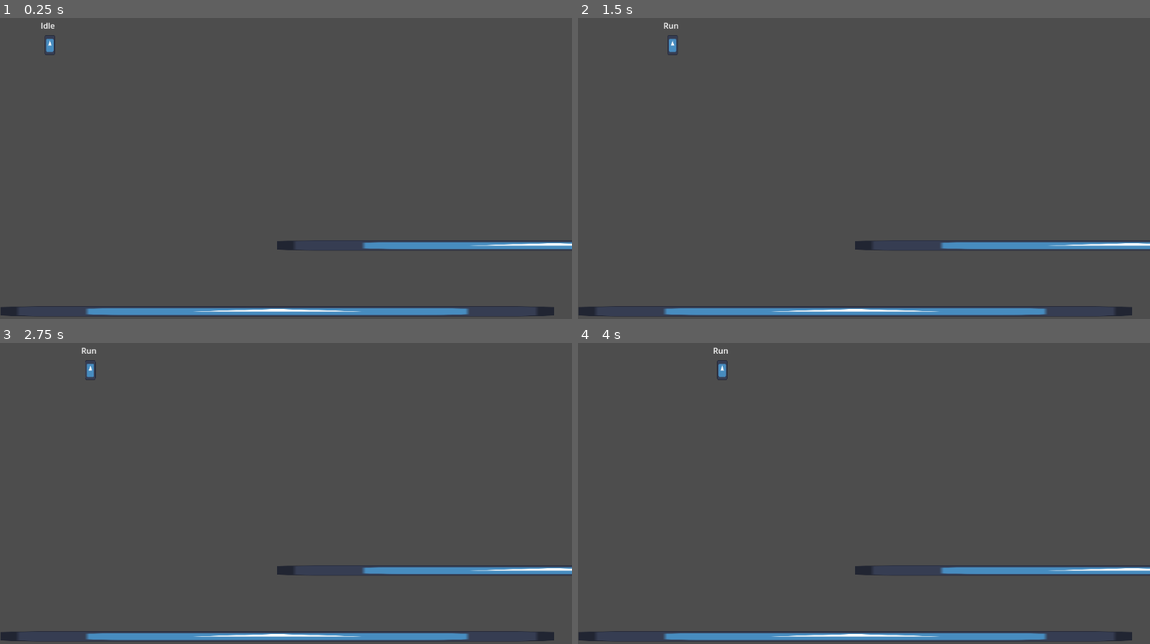
Above: before the commit, frames 1-4 (two rows, left to right).
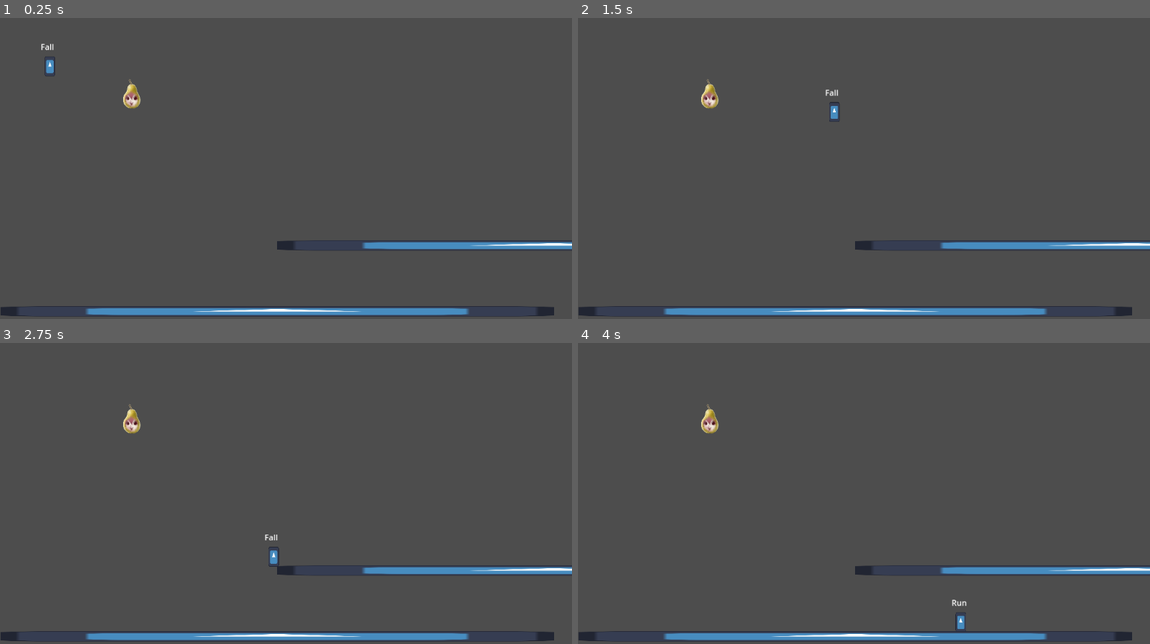
Above: after the commit, the same moments.

Repository: Zicr0n/garb
Game: Godot game, scene res://test-scene.tscn
Same seed, same stepped clock (60 frames per second), same inputs: the game is played once before the commit and once after it. The engine's default icon, where the game draws it, is replaced by a stand-in: a white triangle on a blue panel in a dark square.
Inputs:
- Up to frame 1 (0.25 s): no input
- Up to frame 2 (1.5 s): hold Shift (grapple) 0.53-1.28 s; hold D (move_right) from 0.53 s (still down); tap Space (jump) at 0.77, 0.8, 1.07, 1.35 s
- Up to frame 3 (2.75 s): tap Space (jump) at 1.52, 1.82, 2.3 s; tap Shift (grapple) at 1.55 s; release D (move_right) at 2.03 s; hold A (move_left) from 2.03 s (still down); hold Shift (grapple) from 2.03 s (still down)
- Up to frame 4 (4 s): release A (move_left) at 2.78 s; release Shift (grapple) at 2.78 s; hold D (move_right) from 2.78 s (still down); tap Shift (grapple) at 2.85 s; tap Space (jump) at 3.02, 3.32 s; hold Space (jump) from 3.53 s (still down)

The runs differ from the first frame. In frame 1, 0.4% of the frame differs, in the area x 7-25%, y 1-31%; in frame 2, 0.4%; in frame 3, 0.4%; in frame 4, 0.4%, in the area x 21-68%, y 1-96%.

Commit message:
added a simple statemachine + dipped toes into grappling

Diff:
--- /dev/null
+++ b/grappling/grapple_point.gd
@@ -0,0 +1,12 @@
+extends Area2D
+
+var player : CharacterBody2D = null
+
+func _on_body_entered(body: Node2D) -> void:
+	print("body entered area! " + body.name)
+	player = body
+
+
+func _on_body_exited(body: Node2D) -> void:
+	print("body exited area ! " + body.name)
+	player = null
--- /dev/null
+++ b/grappling/grapple_point.tscn
@@ -0,0 +1,23 @@
+[gd_scene load_steps=4 format=3 uid="uid://bb8fiw5446634"]
+
+[ext_resource type="Texture2D" uid="uid://c14bh1qmneayj" path="res://pear.svg" id="1_0y2xc"]
+[ext_resource type="Script" uid="uid://w0wgxc0an58w" path="res://grappling/grapple_point.gd" id="1_35uen"]
+
+[sub_resource type="CircleShape2D" id="CircleShape2D_0y2xc"]
+radius = 512.24994
+
+[node name="GrapplePoint" type="Area2D"]
+collision_layer = 4
+collision_mask = 2
+script = ExtResource("1_35uen")
+
+[node name="Pear" type="Sprite2D" parent="."]
+scale = Vector2(0.16, 0.16000004)
+texture = ExtResource("1_0y2xc")
+
+[node name="CollisionShape2D" type="CollisionShape2D" parent="."]
+shape = SubResource("CircleShape2D_0y2xc")
+debug_color = Color(1, 0, 0.011764706, 0.05490196)
+
+[connection signal="body_entered" from="." to="." method="_on_body_entered"]
+[connection signal="body_exited" from="." to="." method="_on_body_exited"]
--- a/player/player.gd
+++ b/player/player.gd
@@ -1,31 +1,78 @@
 extends CharacterBody2D
 
-const SPEED = 300.0
-const JUMP_VELOCITY = -400.0
+var nearestGrapplePoint : Area2D = null
+var is_grappling = false
+var grap_dist = 100
 
-var _current_jumps : int = 0
+#var grap_length = 100.0
+var stiffness = 100.0
+var dampening = 20.0
+
+var grap_length = 100
+
+func _input(event: InputEvent) -> void:
+	if event.is_action_pressed("grapple"):
+		if nearestGrapplePoint:
+			is_grappling = true
+			statemachine.disabled = true
+			grap_length = global_position.distance_to(nearestGrapplePoint.global_position)
+			return
+
+	if event.is_action_released("grapple"):
+		if is_grappling:
+			is_grappling = false
+			statemachine.disabled = false
+			return
+
+@onready var statemachine: PlayerStateMachine = $Statemachine
+
+func grapple(delta):
+	if nearestGrapplePoint == null:
+		statemachine.disabled = false
+		return
+
+	var direction = (nearestGrapplePoint.global_position - global_position).normalized()
+	var distance = global_position.distance_to(nearestGrapplePoint.global_position)
+
+	# grap length is the resting length of the "spring", whereas distance is the stretched one (current one)
+	var stretch = distance - grap_length
+
+	var force = Vector2.ZERO
+
+	if stretch > 0:
+		var spring_force_strength = stiffness * stretch
+		var spring_force_vector = direction * spring_force_strength
+
+		# complex shit i dont understand it but it should work according to the internet <3
+		var vel_dot = velocity.dot(direction) # velocity along rope axis
+		var damping = -dampening * vel_dot * direction # Resisting the back and forth swing ????
+
+		force = spring_force_vector + damping
+
+	velocity += force * delta
 
 func _physics_process(delta: float) -> void:
-	return
-	# Add the gravity.
-	if not is_on_floor():
-		velocity += get_gravity() * delta
+	if is_grappling:
+		grapple(delta)
+		#move_and_slide()
 
-	# Handle jump.
-	if Input.is_action_just_pressed("jump") and _current_jumps < 1:
-		velocity.y = JUMP_VELOCITY
-		if !is_on_floor():
-			_current_jumps += 1
+func _on_grapple_detect_area_entered(area: Area2D) -> void:
+	""" Grapple point detected
+	 also dont just overwrite the current area, because obviously only the first one should be used.
+	 so change this in the future when everything else is working
+	 please
+	 - me
+	"""
+	nearestGrapplePoint = area
+	print("Grapple point detected")
 
-	# Get the input direction and handle the movement/deceleration.
-	# As good practice, you should replace UI actions with custom gameplay actions.
-	var direction := Input.get_axis("move_left", "move_right")
-	if direction:
-		velocity.x = direction * SPEED
-	else:
-		velocity.x = move_toward(velocity.x, 0, SPEED)
 
-	move_and_slide()
-
-	if is_on_floor():
-		_current_jumps = 0
+func _on_grapple_detect_area_exited(_area: Area2D) -> void:
+	print("Grapple point exited")
+	nearestGrapplePoint = null
+	"""
+	Same shit here, dont just nullify, check if there are others that can be used, which
+	obviously means that this should be a fucking array dang ill fix it later
+	-me
+	"""
+	pass # Replace with function body.
--- a/player/player.tscn
+++ b/player/player.tscn
@@ -8,12 +8,26 @@
 [ext_resource type="Script" uid="uid://cyrk46itcj7hg" path="res://statemachine/player/player_runState.gd" id="5_g6k8r"]
 [ext_resource type="Script" uid="uid://qlk0erq25k8y" path="res://player/input_component.gd" id="5_qjkh3"]
 [ext_resource type="Script" uid="uid://ciuanf5meh5yq" path="res://statemachine/player/player_jumpState.gd" id="6_boad6"]
+[ext_resource type="Script" uid="uid://bt7jmrbfpepbj" path="res://statemachine/player/player_fallState.gd" id="8_hg6s5"]
+
+[sub_resource type="CircleShape2D" id="CircleShape2D_hg6s5"]
+radius = 506.00888
 
 [sub_resource type="CapsuleShape2D" id="CapsuleShape2D_rkbax"]
 height = 40.0
 
 [node name="player" type="CharacterBody2D"]
+collision_layer = 2
+collision_mask = 5
 script = ExtResource("1_rkbax")
+
+[node name="GrappleDetect" type="Area2D" parent="."]
+collision_layer = 0
+collision_mask = 4
+
+[node name="CollisionShape2D" type="CollisionShape2D" parent="GrappleDetect"]
+shape = SubResource("CircleShape2D_hg6s5")
+debug_color = Color(6.848802, 0, 13.539555, 0.0627451)
 
 [node name="CollisionShape2D" type="CollisionShape2D" parent="."]
 shape = SubResource("CapsuleShape2D_rkbax")
@@ -26,30 +40,41 @@
 [node name="MoveComponent" type="Node" parent="." node_paths=PackedStringArray("characterBody2D")]
 script = ExtResource("3_rgyib")
 characterBody2D = NodePath("..")
+JUMP_HEIGHT = 800.0
+
+[node name="InputComponent" type="Node" parent="."]
+script = ExtResource("5_qjkh3")
 
 [node name="Statemachine" type="Node" parent="." node_paths=PackedStringArray("start_state", "input_component", "move_component")]
 script = ExtResource("3_g1dw6")
+call_input = true
 start_state = NodePath("Idle")
 input_component = NodePath("../InputComponent")
 move_component = NodePath("../MoveComponent")
 
-[node name="Idle" type="Node" parent="Statemachine" node_paths=PackedStringArray("_jump_state", "_run_state")]
+[node name="Idle" type="Node" parent="Statemachine" node_paths=PackedStringArray("_jump_state", "_run_state", "_fall_state")]
 script = ExtResource("4_yw30f")
 _jump_state = NodePath("../Jump")
 _run_state = NodePath("../Run")
+_fall_state = NodePath("../Fall")
 
-[node name="Run" type="Node" parent="Statemachine" node_paths=PackedStringArray("idle_state", "jump_state")]
+[node name="Run" type="Node" parent="Statemachine" node_paths=PackedStringArray("_idle_state", "_jump_state", "_fall_state")]
 script = ExtResource("5_g6k8r")
-idle_state = NodePath("../Idle")
-jump_state = NodePath("../Jump")
+_idle_state = NodePath("../Idle")
+_jump_state = NodePath("../Jump")
+_fall_state = NodePath("../Fall")
 metadata/_custom_type_script = "uid://ddme3krabnfa5"
 
-[node name="Jump" type="Node" parent="Statemachine"]
+[node name="Jump" type="Node" parent="Statemachine" node_paths=PackedStringArray("_fall_state")]
 script = ExtResource("6_boad6")
+_fall_state = NodePath("../Fall")
 metadata/_custom_type_script = "uid://ddme3krabnfa5"
 
-[node name="InputComponent" type="Node" parent="."]
-script = ExtResource("5_qjkh3")
+[node name="Fall" type="Node" parent="Statemachine" node_paths=PackedStringArray("_idle_state", "_run_state")]
+script = ExtResource("8_hg6s5")
+_idle_state = NodePath("../Idle")
+_run_state = NodePath("../Run")
+metadata/_custom_type_script = "uid://ddme3krabnfa5"
 
 [node name="currentstate" type="Label" parent="."]
 offset_left = -19.0
@@ -57,3 +82,6 @@
 offset_right = 21.0
 offset_bottom = -28.0
 text = "state"
+
+[connection signal="area_entered" from="GrappleDetect" to="." method="_on_grapple_detect_area_entered"]
+[connection signal="area_exited" from="GrappleDetect" to="." method="_on_grapple_detect_area_exited"]
--- a/player/player_moveComponent.gd
+++ b/player/player_moveComponent.gd
@@ -3,10 +3,51 @@
 
 @export var characterBody2D : CharacterBody2D = null
 
-@export var MOVE_SPEED_GROUND : float = 100.0
+@export var JUMP_HEIGHT : float = 400.0
+@export var GRAVITY_MULTIPLIER : float = 1.5
 
-func move_on_ground(direction : float) -> void:
-	characterBody2D.velocity.x = direction * MOVE_SPEED_GROUND
+@export_category("GROUND MOVEMENT")
+@export var MOVE_SPEED_GROUND : float = 250.0
+@export var ACCELERATION_GROUND : float = 5000.0
+@export var DECELERATION_GROUND : float = 3000.0
+var _current_move_speed : float = 0.0
+
+@export_category("AIR MOVEMENT")
+@export var MOVE_SPEED_AIR : float = 250
+@export var ACCELERATION_AIR : float = 5000.0
+@export var DECELERATION_AIR : float = 3000.0
+
+func move_on_ground(direction : float, _dt : float) -> void:
+	#_current_move_speed = move_toward(_current_move_speed, MOVE_SPEED_GROUND * direction, ACCELERATION_GROUND * dt)
+	_current_move_speed = MOVE_SPEED_GROUND * direction
+	characterBody2D.velocity.x = _current_move_speed
+
+func variable_jump():
+	characterBody2D.velocity.y *= 0.5
+
+func idle(dt):
+	_current_move_speed = move_toward(_current_move_speed, 0, DECELERATION_GROUND * dt)
+	characterBody2D.velocity.x = _current_move_speed
+
+func move_in_air(direction : float, _dt) -> void:
+	#_current_move_speed = move_toward(_current_move_speed, MOVE_SPEED_AIR * direction, ACCELERATION_AIR * dt)
+	_current_move_speed = MOVE_SPEED_AIR * direction
+	characterBody2D.velocity.x = _current_move_speed
 
 func _physics_process(dt) -> void:
+	if !grounded():
+		fall(dt)
+
 	characterBody2D.move_and_slide()
+
+func fall(dt):
+	characterBody2D.velocity.y += characterBody2D.get_gravity().y * dt * GRAVITY_MULTIPLIER
+
+func grounded() -> bool:
+	return characterBody2D.is_on_floor()
+
+func jump():
+	characterBody2D.velocity.y = -JUMP_HEIGHT
+
+func is_falling() -> bool:
+	return characterBody2D.velocity.y >= 0.0
--- a/project.godot
+++ b/project.godot
@@ -40,6 +40,12 @@
 ]
 }
 
+[layer_names]
+
+2d_physics/layer_1="default"
+2d_physics/layer_2="player"
+2d_physics/layer_3="grapplepoint"
+
 [rendering]
 
 renderer/rendering_method="gl_compatibility"
--- /dev/null
+++ b/statemachine/player/player_fallState.gd
@@ -0,0 +1,25 @@
+extends PlayerState
+
+@export var _idle_state : PlayerState = null
+@export var _run_state : PlayerState = null
+
+var dir_x = 0
+
+func enter():
+	pass
+
+func process(_delta):
+	dir_x = state_machine.input_component.move_dir_x()
+
+func physics_process(_delta: float):
+	#state_machine.move_component.fall(delta)
+
+	if state_machine.move_component.grounded():
+		if state_machine.input_component.move_dir_x() != 0:
+			return _run_state
+		else:
+			return _idle_state
+
+	state_machine.move_component.move_in_air(dir_x, _delta)
+
+	return null
--- a/statemachine/player/player_idleState.gd
+++ b/statemachine/player/player_idleState.gd
@@ -3,9 +3,10 @@
 
 @export var _jump_state : PlayerState = null;
 @export var _run_state : PlayerState = null;
+@export var _fall_state : PlayerState = null;
 
 func enter():
-	print("Entered idle state")
+	pass
 
 func process(_delta):
 	if state_machine.input_component.move_dir_x() != 0:
@@ -14,9 +15,12 @@
 	if state_machine.input_component.is_jump_just_pressed():
 		return _jump_state
 
-	state_machine.move_component.move_on_ground(0)
+	return null
+
+func physics_process(delta):
+	if !state_machine.move_component.grounded():
+		return _fall_state
+
+	state_machine.move_component.idle(delta)
 
 	return null
-
-func exit():
-	print("Exiting idle state")
--- a/statemachine/player/player_jumpState.gd
+++ b/statemachine/player/player_jumpState.gd
@@ -1,4 +1,38 @@
 extends PlayerState
 
+@export var _fall_state : PlayerState = null
+
+var dir_x = 0
+
+var has_released_jump = false
+
 func enter():
-	print("Entered Jump State")
+	state_machine.move_component.jump()
+
+	if Input.is_action_pressed("jump"):
+		print("not release jumpo")
+		has_released_jump = false
+	else:
+		print("release jump")
+		has_released_jump = true
+
+func process(_delta):
+	dir_x = state_machine.input_component.move_dir_x()
+
+	return null
+
+func input(event : InputEvent):
+	if event.is_action_released("jump"):
+		if has_released_jump == false:
+			has_released_jump = true
+			state_machine.move_component.variable_jump()
+
+	return null
+
+func physics_process(delta):
+	if state_machine.move_component.is_falling():
+		return _fall_state
+
+	state_machine.move_component.move_in_air(dir_x, delta)
+
+	return null
--- a/statemachine/player/player_runState.gd
+++ b/statemachine/player/player_runState.gd
@@ -1,17 +1,30 @@
 extends PlayerState
 
-@export var idle_state : PlayerState = null
-@export var jump_state : PlayerState = null
+@export var _idle_state : PlayerState = null
+@export var _jump_state : PlayerState = null
+@export var _fall_state : PlayerState = null
+
+var x_dir = 0
 
 func enter():
-	print("Entered Run State")
+	pass
+	#print("Entered Run State")
 
 func process(_delta):
-	var x_dir = state_machine.input_component.move_dir_x()
+	x_dir = state_machine.input_component.move_dir_x()
 
 	if x_dir == 0:
-		return idle_state
+		return _idle_state
 
-	state_machine.move_component.move_on_ground(x_dir)
+	if state_machine.input_component.is_jump_just_pressed():
+		return _jump_state
 
 	return null
+
+func physics_process(delta):
+	if !state_machine.move_component.grounded():
+		return _fall_state
+
+	state_machine.move_component.move_on_ground(x_dir, delta)
+
+	return null
--- a/statemachine/player/player_statemachine.gd
+++ b/statemachine/player/player_statemachine.gd
@@ -11,6 +11,8 @@
 @onready var currentstateLabel: Label = $"../currentstate"
 @export var input_component : InputComponent = null
 @export var move_component : PlayerMoveComponent = null
+
+@export var disabled := false
 
 func _ready():
 	init(character)
@@ -38,7 +40,8 @@
 	current_state.enter()
 
 
-func _input(event):
+func _input(event : InputEvent):
+	if disabled: return
 	if call_input:
 		if current_state:
 			var new_state : PlayerState = current_state.input(event)
@@ -48,6 +51,7 @@
 				set_state(new_state)
 
 func _process(delta):
+	if disabled: return
 	if current_state:
 		var new_state : PlayerState = current_state.process(delta)
 
@@ -58,6 +62,7 @@
 	currentstateLabel.text = current_state.name
 
 func _physics_process(delta):
+	if disabled: return
 	if current_state:
 		var new_state : PlayerState = current_state.physics_process(delta)
 
--- a/statemachine/player/playerstate.gd
+++ b/statemachine/player/playerstate.gd
@@ -15,5 +15,5 @@
 func physics_process(_delta):
 	pass
 
-func input(_event):
+func input(_event : InputEvent):
 	pass
--- a/test-scene.tscn
+++ b/test-scene.tscn
@@ -1,8 +1,9 @@
-[gd_scene load_steps=5 format=3 uid="uid://c0fpi2hx80ksy"]
+[gd_scene load_steps=6 format=3 uid="uid://c0fpi2hx80ksy"]
 
 [ext_resource type="PackedScene" uid="uid://b8kifcuaee8n3" path="res://player/player.tscn" id="1_wn8ut"]
 [ext_resource type="Texture2D" uid="uid://dfedybx3etkpr" path="res://icon.svg" id="2_8amj3"]
 [ext_resource type="Texture2D" uid="uid://dn13j5rcilh36" path="res://freak.png" id="3_8amj3"]
+[ext_resource type="PackedScene" uid="uid://bb8fiw5446634" path="res://grappling/grapple_point.tscn" id="4_c5pbs"]
 
 [sub_resource type="RectangleShape2D" id="RectangleShape2D_c5pbs"]
 size = Vector2(1163, 20)
@@ -40,3 +41,6 @@
 position = Vector2(1294, 925)
 scale = Vector2(0.07106269, 0.07106315)
 texture = ExtResource("3_8amj3")
+
+[node name="GrapplePoint" parent="." instance=ExtResource("4_c5pbs")]
+position = Vector2(265, 192)
Not shown, added: grappling/grapple_point.gd.uid
Not shown: 1 places in player/player.tscn that only renumber resources
Not shown, added: statemachine/player/player_fallState.gd.uid
